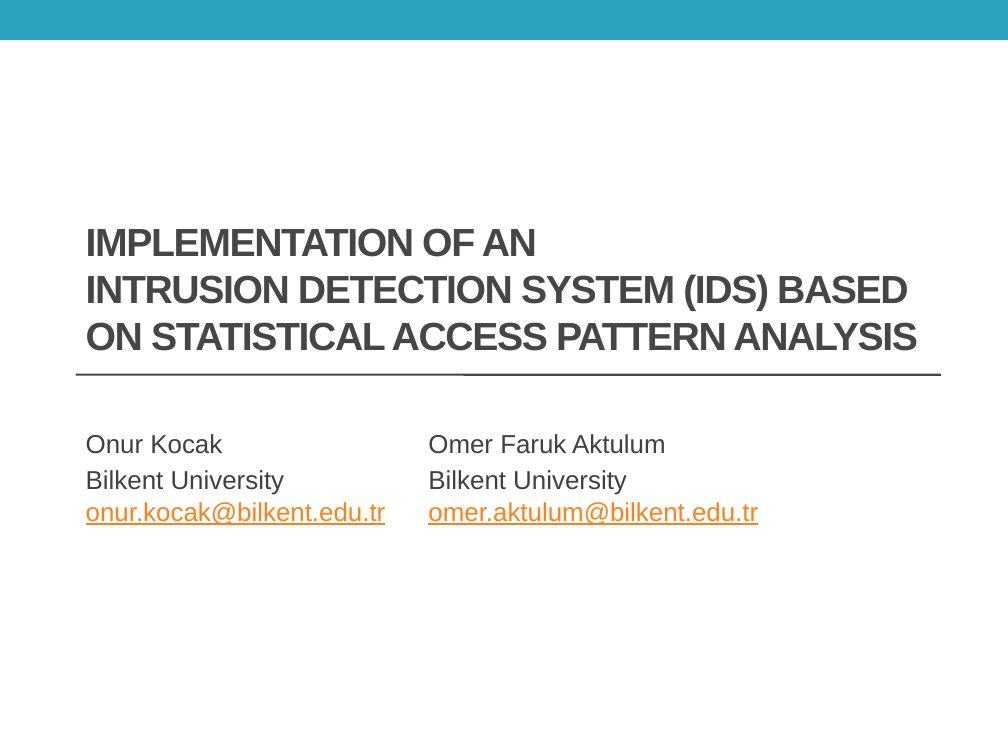
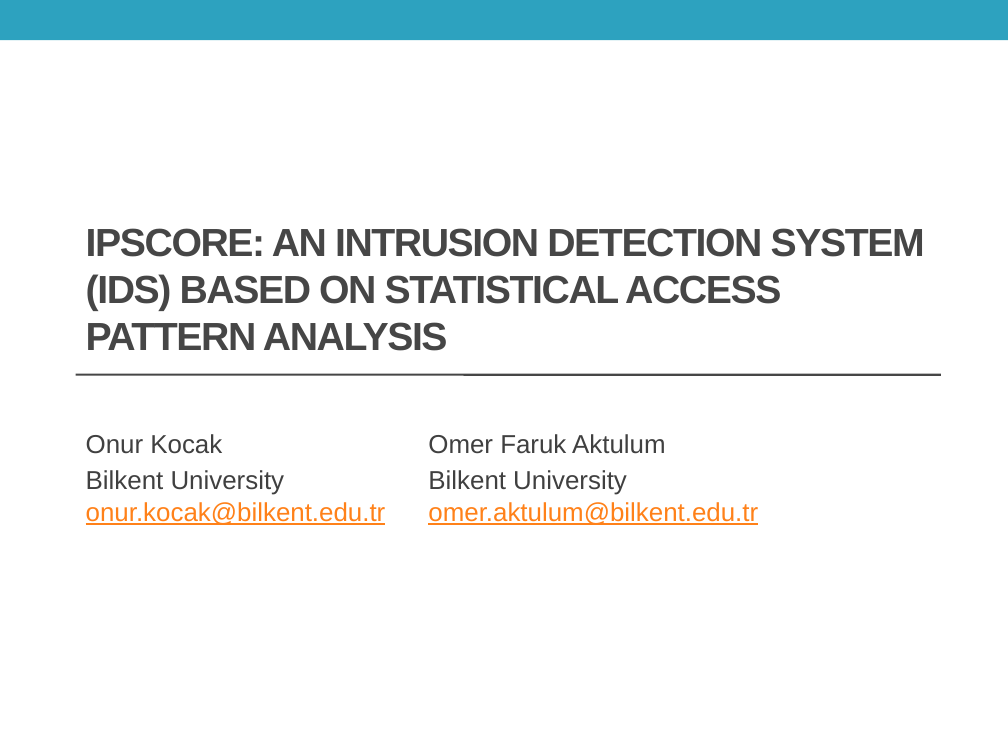
Before and after one commit to onurkocak/IPScore, a slide deck: slide 1 of Presentation/Presentation.pptx. Drawn at 1008x756 pixels with LibreOffice and Linux fonts; fonts in the diff are those of the drawing; background and template pictures are left out. Boxes give left, top, right and bottom in pixels: in the first picture for what was removed or moved away, otherwise in the second. Text is boxed around its words. In the diff, an @@ line names an element or a change of style, - is before the commit and + after.

Commit message:
Presentation updated.

```diff
--- a/Presentation/Presentation.pptx
+++ b/Presentation/Presentation.pptx
@@ title at bbox=[86, 228, 925, 351]: text changed @@
-IMPLEMENTATION OF AN
-INTRUSION DETECTION SYSTEM (IDS) BASED ON STATISTICAL ACCESS PATTERN ANALYSIS
+IPSCORE: AN INTRUSION DETECTION SYSTEM (IDS) BASED ON STATISTICAL ACCESS PATTERN ANALYSIS
```
Also in this commit, not shown: 1 other slide changed, 2 slides added.
